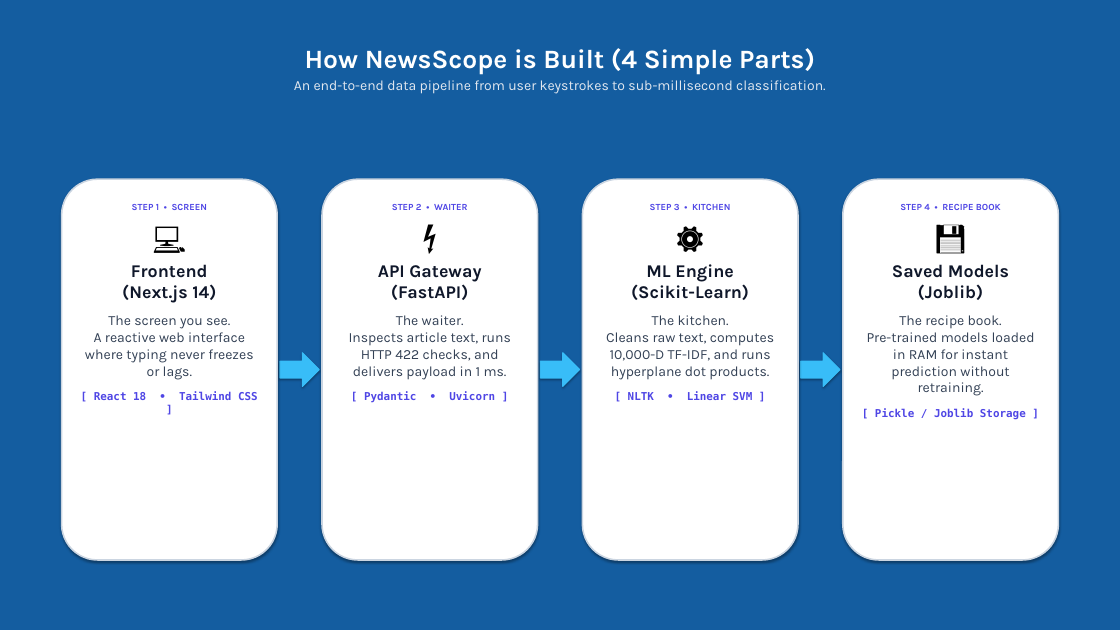
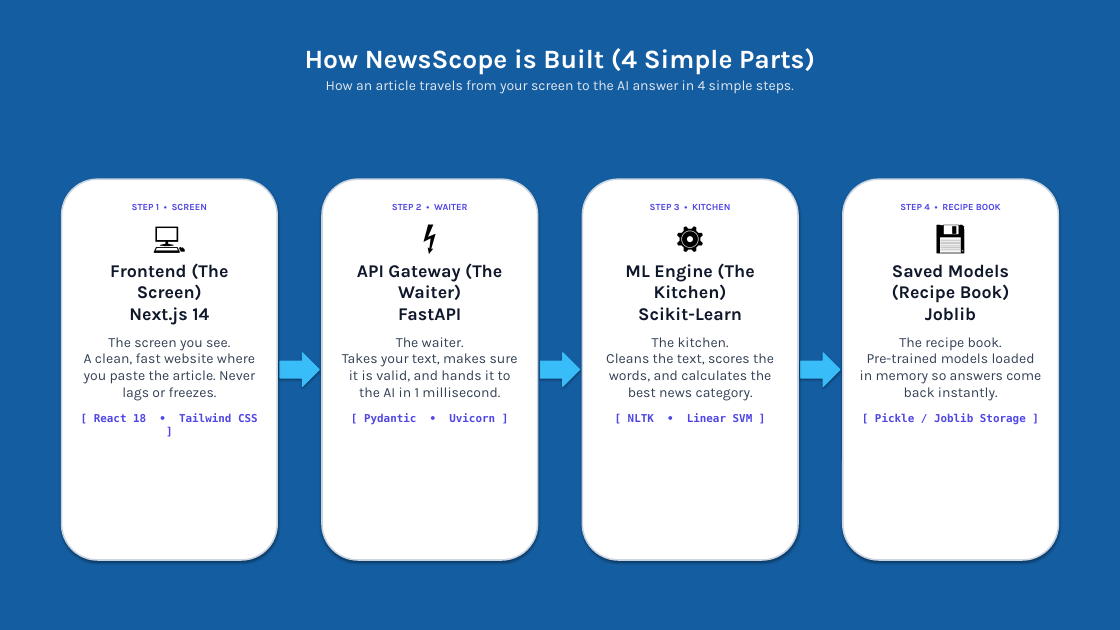
Before and after one commit to Abhijeet0848/NewsLens, a slide deck: slide 6 of docs/NewsScope_Presentation.pptx. Drawn at 1120x630 pixels with LibreOffice and Linux fonts; fonts in the diff are those of the drawing. Boxes give left, top, right and bottom in pixels: in the first picture for what was removed or moved away, otherwise in the second. Text is boxed around its words. In the diff, an @@ line names an element or a change of style, - is before the commit and + after.

Commit message:
presentation: polish all 15 slides with simple English and clean visual hierarchy

```diff
--- a/docs/NewsScope_Presentation.pptx
+++ b/docs/NewsScope_Presentation.pptx
@@ text at (326, 80, 794, 94): text changed @@
-An end-to-end data pipeline from user keystrokes to sub-millisecond classification.
+How an article travels from your screen to the AI answer in 4 simple steps.
@@ text at (84, 263, 255, 401): text changed @@
-Frontend
-(Next.js 14)
-The screen you see.
-A reactive web interface where typing never freezes or lags.
+Frontend (The Screen)
+Next.js 14
+The screen you see.
+A clean, fast website where you paste the article. Never lags or freezes.
@@ text at (342, 263, 518, 397): text changed @@
-API Gateway
-(FastAPI)
-The waiter.
-Inspects article text, runs HTTP 422 checks, and delivers payload in 1 ms.
+API Gateway (The Waiter)
+FastAPI
+The waiter.
+Takes your text, makes sure it is valid, and hands it to the AI in 1 millisecond.
@@ text at (606, 263, 774, 401): text changed @@
-ML Engine
-(Scikit-Learn)
-The kitchen.
-Cleans raw text, computes 10,000-D TF-IDF, and runs hyperplane dot products.
+ML Engine (The Kitchen)
+Scikit-Learn
+The kitchen.
+Cleans the text, scores the words, and calculates the best news category.
@@ text at (860, 264, 1041, 401): text changed @@
-Saved Models
-(Joblib)
-The recipe book.
-Pre-trained models loaded in RAM for instant prediction without retraining.
+Saved Models (Recipe Book)
+Joblib
+The recipe book.
+Pre-trained models loaded in memory so answers come back instantly.
```
Also in this commit, not shown: 14 other slides changed, 3 other files.
